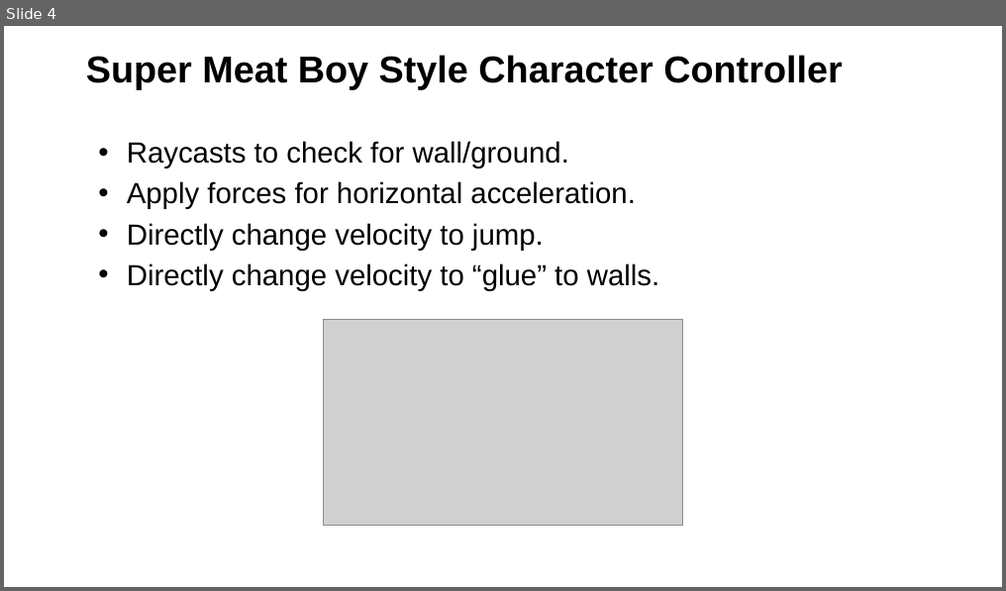
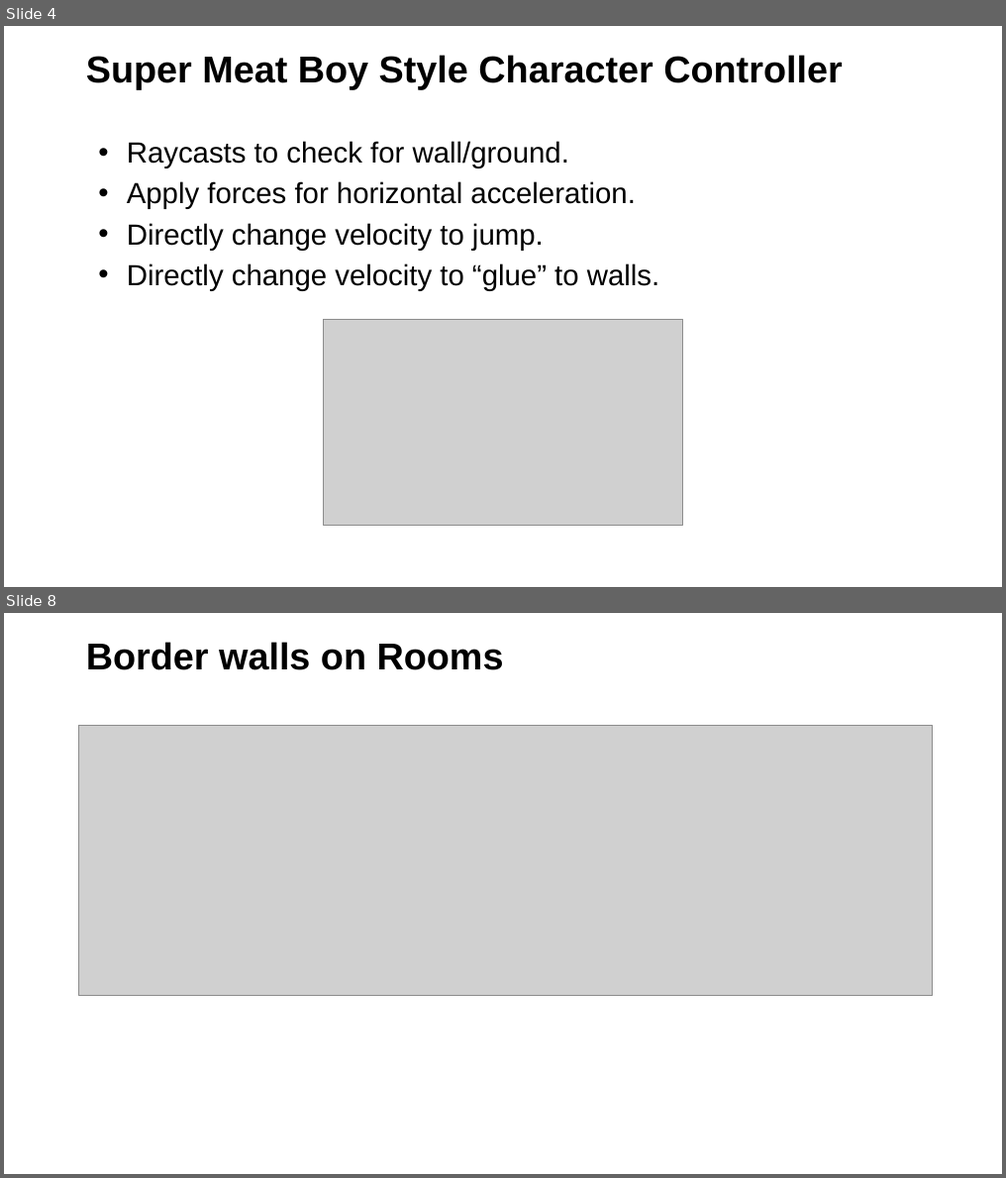
Before and after one commit to Squirrelbear/Unity2DPlatformerWorkshop, a slide deck: Lecture2.pptx. Shown one above the other, each under a label of ours: slide 4 before the commit, slides 4 and 8 after it; the slides between them are not shown. The pictures are 1006x591 and 1006x1178 pixels, drawn with LibreOffice and Linux fonts; fonts in the diff are those of the drawing; grey boxes stand for pictures; background and template pictures are left out. Boxes give left, top, right and bottom in pixels: in the first picture for what was removed or moved away, otherwise in the second. Text is boxed around its words. In the diff, an @@ line names an element or a change of style, - is before the commit and + after.

```diff
--- a/Lecture2.pptx
+++ b/Lecture2.pptx
@@ slide 8 added at <box>4,613,1002,1174</box>, background picture (left out) @@
@@ title added at <box>86,642,504,670</box>, 36 pt, text #000000, bold @@
+Border walls on Rooms
@@ picture added at <box>79,725,933,995</box> @@
```
Also in this commit, not shown: 1 slide changed, 5 other slides added, 4 other files.
